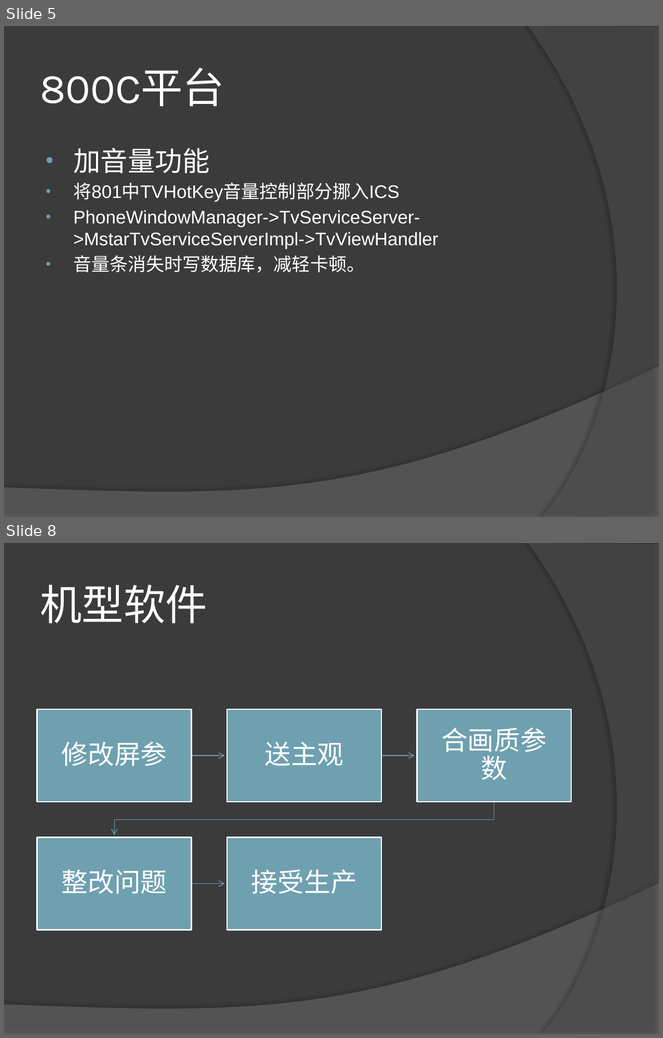
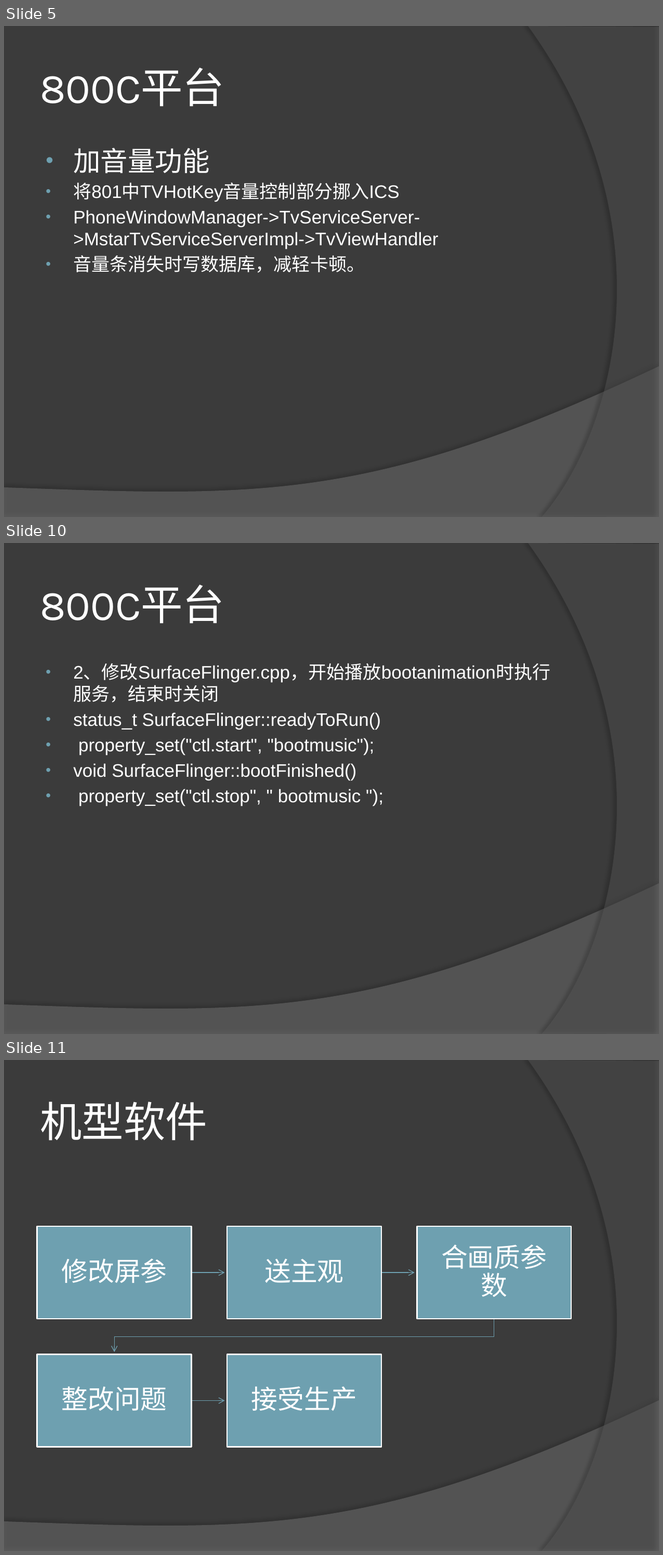
Before and after one commit to zxfrdas/my-workspace-codes, a slide deck: wiki/2012工作总结--赵曈.pptx. Shown one above the other, each under a label of ours: slides 5 and 8 before the commit, slides 5, 10 and 11 after it; the slides between them are not shown. The pictures are 663x1038 and 663x1555 pixels, drawn with LibreOffice and Linux fonts; fonts in the diff are those of the drawing. Boxes give left, top, right and bottom in pixels: in the first picture for what was removed or moved away, otherwise in the second. Text is boxed around its words. In the diff, an @@ line names an element or a change of style, - is before the commit and + after.

```diff
--- a/wiki/2012工作总结--赵曈.pptx
+++ b/wiki/2012工作总结--赵曈.pptx
@@ slide 10 added at [4,543,659,1034], background #3B3B3B; not listed: 2 template elements that a slide beside it also shows @@
@@ title added at [40,585,224,624], 46 pt, text #FFFFFF @@
+800C平台
@@ text added at [73,664,551,806], 20 pt, text #FFFFFF @@
+• 2、修改SurfaceFlinger.cpp，开始播放bootanimation时执行服务，结束时关闭
+• status_t SurfaceFlinger::readyToRun()
+• property_set("ctl.start", "bootmusic");
+• void SurfaceFlinger::bootFinished()
+• property_set("ctl.stop", " bootmusic ");
@@ what was slide 8 is now slide 11 @@
```
Also in this commit, not shown: 2 slides changed, 2 other slides added, 12 other files.
